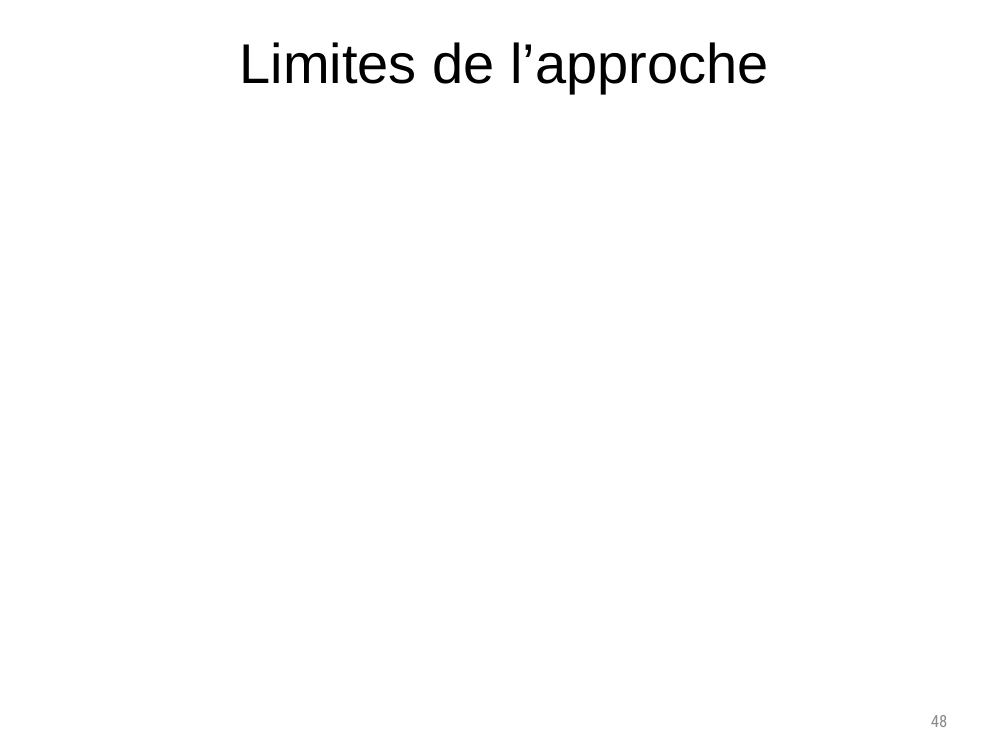
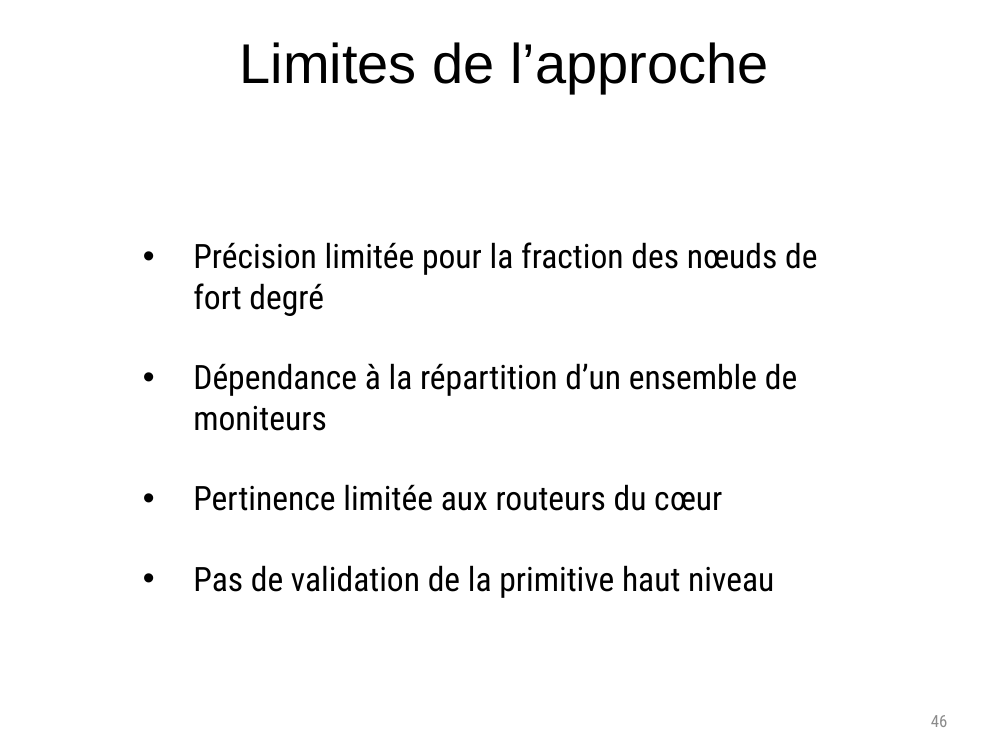
Before and after one commit to elierotenberg/my-thesis, a slide deck: slide 46 of slides.pptx (slide 48 before the commit). Drawn at 1008x756 pixels with LibreOffice and Linux fonts; fonts in the diff are those of the drawing. Boxes give left, top, right and bottom in pixels: in the first picture for what was removed or moved away, otherwise in the second. Text is boxed around its words. In the diff, an @@ line names an element or a change of style, - is before the commit and + after.

```diff
--- a/slides.pptx
+++ b/slides.pptx
@@ text added at [193,242,817,598], 24 pt, text #000000 @@
+• Précision limitée pour la fraction des nœuds de fort degré
+• Dépendance à la répartition d’un ensemble de moniteurs
+• Pertinence limitée aux routeurs du cœur
+• Pas de validation de la primitive haut niveau
```
Also in this commit, not shown: 3 other slides changed, 6 slides added, 1 other file.
